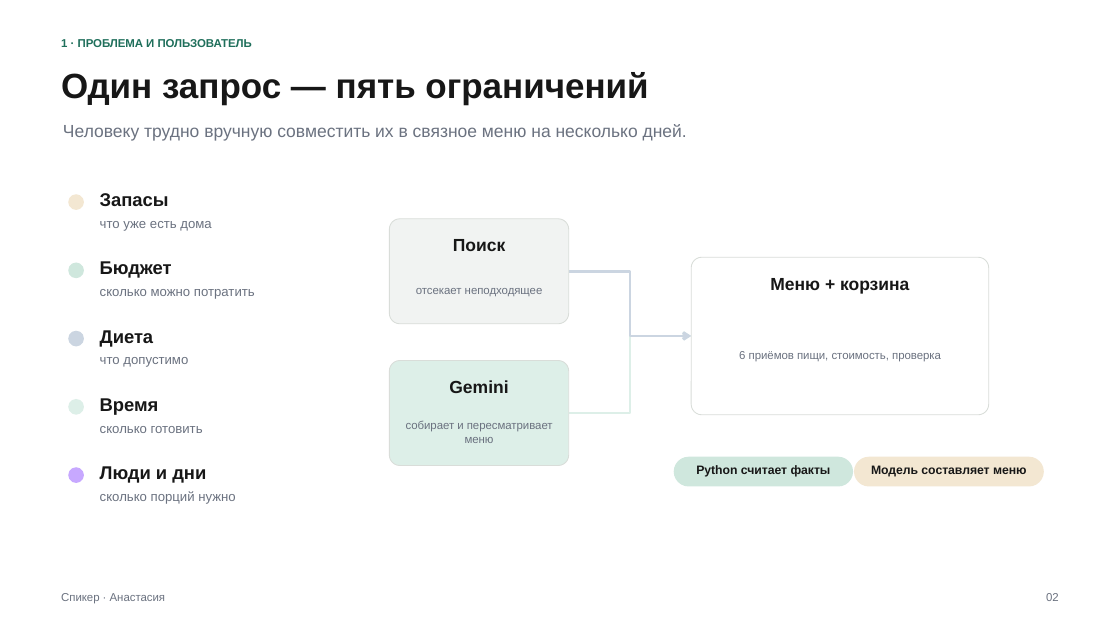
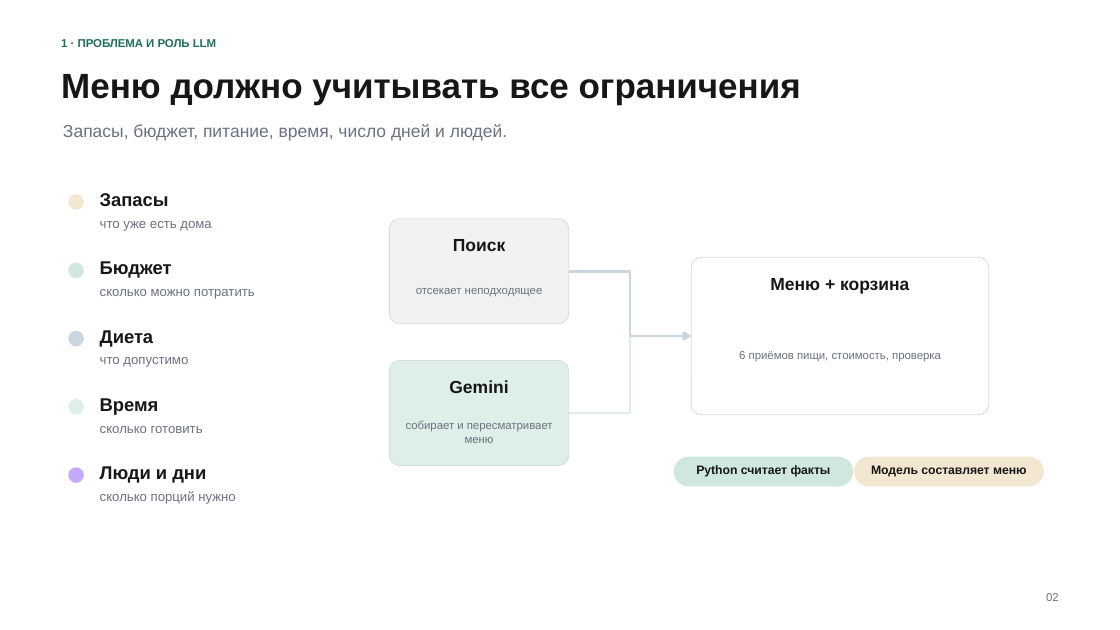
Before and after one commit to asastyy/smart-grocery-agents, a slide deck: slide 2 of docs/Smart_Grocery_Agents_Project_Proposal.pptx. Drawn at 1120x630 pixels with LibreOffice and Linux fonts; fonts in the diff are those of the drawing. Boxes give left, top, right and bottom in pixels: in the first picture for what was removed or moved away, otherwise in the second. Text is boxed around its words. In the diff, an @@ line names an element or a change of style, - is before the commit and + after.

```diff
--- a/docs/Smart_Grocery_Agents_Project_Proposal.pptx
+++ b/docs/Smart_Grocery_Agents_Project_Proposal.pptx
@@ text at box(61, 38, 216, 50): text changed @@
-1 · ПРОБЛЕМА И ПОЛЬЗОВАТЕЛЬ
+1 · ПРОБЛЕМА И РОЛЬ LLM
@@ text at box(61, 74, 801, 105): text changed @@
-Один запрос — пять ограничений
+Меню должно учитывать все ограничения
@@ text at box(63, 124, 507, 141): text changed @@
-Человеку трудно вручную совместить их в связное меню на несколько дней.
+Запасы, бюджет, питание, время, число дней и людей.
@@ text removed at box(61, 593, 165, 604) @@
-Спикер · Анастасия
```
Also in this commit, not shown: 6 other slides changed, 2 other files.
